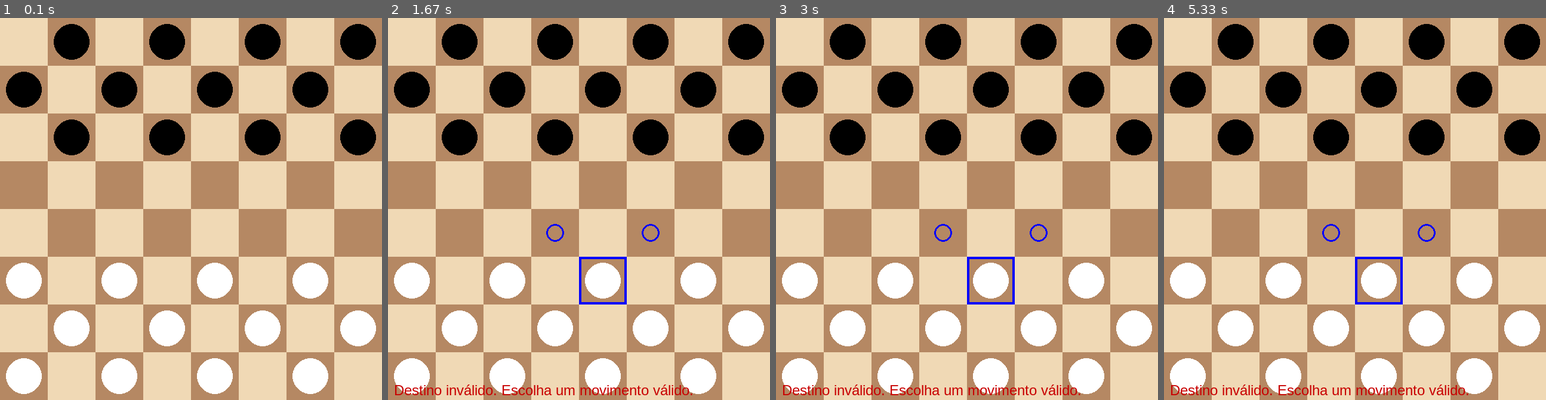
Above: before the commit, frames 1-4 (left to right).
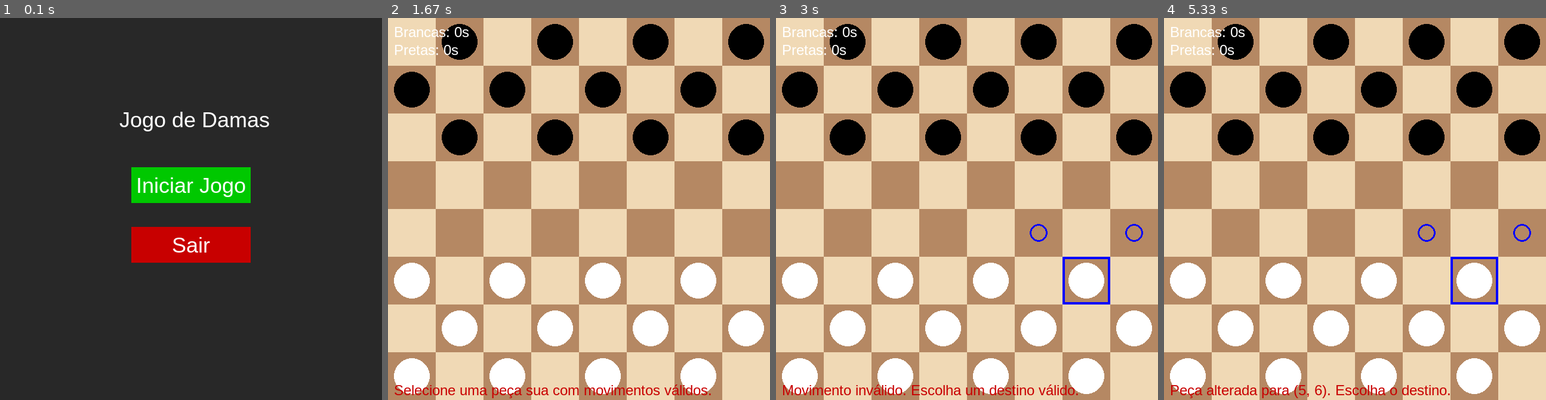
Above: after the commit, the same moments.

Repository: Tortuguinha/jogo-damas
Game: pygame game, started from main.py
Same seed, same stepped clock (60 frames per second), same inputs: the game is played once before the commit and once after it.
Inputs (mouse positions are in pixels of both pictures, inside the frame that each line leads up to):
- Up to frame 1 (0.1 s): no input
- Up to frame 2 (1.67 s): click (579, 186) at 0.38 s, where only the run after the commit has a clickable "Iniciar Jogo"; click (617, 293) at 0.72 s; click (460, 296) at 1.05 s
- Up to frame 3 (3 s): click (947, 308) at 1.88 s; click (970, 251) at 2.22 s; click (1066, 270) at 2.55 s; click (905, 82) at 2.88 s
- Up to frame 4 (5.33 s): click (1488, 285) at 4.22 s; click (1240, 79) at 4.55 s; click (1263, 277) at 4.88 s; click (1492, 296) at 5.22 s

The runs differ from the first frame. In frame 1, 100% of the frame differs, in the area x 0-100%, y 0-100%; in frame 2, 1.8%; in frame 3, 2.2%; in frame 4, 2.1%.

Commit message:
update
implementação de um menu simples e criação de regras antes

Diff:
--- a/main.py
+++ b/main.py
@@ -1,9 +1,13 @@
 from src.jogo import Jogo
 from src.ui_pygame import UIPygame
 from src.tabuleiro import Tabuleiro
+from src.menu import mostrar_menu
+from src.menu_regras import mostrar_menu_regras
 
 if __name__ == "__main__":
-    tabuleiro = Tabuleiro()
-    ui = UIPygame()
-    jogo = Jogo(ui, tabuleiro)
-    jogo.jogar()
+    if mostrar_menu():
+        regras = mostrar_menu_regras()
+        tabuleiro = Tabuleiro()
+        ui = UIPygame(tabuleiro)
+        jogo = Jogo(ui, tabuleiro, regras)
+        jogo.jogar()
--- a/src/jogo.py
+++ b/src/jogo.py
@@ -2,11 +2,16 @@
 from .ui_base import UIBase
 
 class Jogo:
-    def __init__(self, ui: UIBase, tabuleiro=None):
+    def __init__(self, ui: UIBase, tabuleiro=None, regras=None):
         self.tabuleiro = tabuleiro if tabuleiro else Tabuleiro()
         self.turno = 'B'
         self.ui = ui
         self.ui.tabuleiro = self.tabuleiro  # UI pode validar posições
+
+        regras = regras or {}
+        self.captura_obrigatoria = regras.get("captura_obrigatoria", True)
+        self.dama_multi_captura = regras.get("dama_multi_captura", True)
+        self.multiplas_capturas = regras.get("multiplas_capturas", True)
 
     def alternar_turno(self):
         self.turno = 'P' if self.turno == 'B' else 'B'
@@ -19,6 +24,15 @@
         if peca.cor != self.turno:
             self.ui.mostrar_mensagem("Você só pode mover suas próprias peças.")
             return False
+
+        # Captura obrigatória: se há captura para o turno, movimento deve ser captura
+        if self.captura_obrigatoria and self.tabuleiro.existe_captura(self.turno):
+            linha_o, col_o = origem
+            linha_d, col_d = destino
+            if abs(linha_d - linha_o) <= 1:  # movimento simples, não captura
+                self.ui.mostrar_mensagem("Captura obrigatória! Você deve capturar uma peça.")
+                return False
+
         if not self.tabuleiro.movimento_valido(origem, destino):
             self.ui.mostrar_mensagem("Movimento inválido para essa peça.")
             return False
@@ -67,26 +81,30 @@
                 nova_origem = destino
                 peca = self.tabuleiro.obter_peca(nova_origem)
 
-                # Só permite continuar se a peça NÃO foi promovida
-                if isinstance(peca, Peao):
-                    while not promovido and self.verificar_captura_disponivel(nova_origem):
-                        self.tabuleiro.mostrar()
-                        self.ui.mostrar_mensagem("Você pode capturar outra peça!")
-                        novo_destino = self.ui.ler_movimento_continuacao(nova_origem)
+                if self.multiplas_capturas:
+                    # Se for Peao, ou Dama e regra dama_multi_captura ativada, pode continuar capturando
+                    if isinstance(peca, Peao) or (self.dama_multi_captura and isinstance(peca, Dama)):
+                        while not promovido and self.verificar_captura_disponivel(nova_origem):
+                            self.tabuleiro.mostrar()
+                            self.ui.mostrar_mensagem("Você pode capturar outra peça!")
+                            novo_destino = self.ui.ler_movimento_continuacao(nova_origem)
 
-                        if novo_destino is None:
-                            self.ui.mostrar_mensagem("Jogo encerrado pelo usuário.")
-                            return
+                            if novo_destino is None:
+                                self.ui.mostrar_mensagem("Jogo encerrado pelo usuário.")
+                                return
 
-                        if self.validar_movimento(nova_origem, novo_destino):
-                            promovido = self.tabuleiro.mover_peca(nova_origem, novo_destino)
-                            nova_origem = novo_destino
-                            if promovido:
-                                self.ui.mostrar_mensagem(f"Peça {self.turno} promovida a Dama!")
+                            if self.validar_movimento(nova_origem, novo_destino):
+                                promovido = self.tabuleiro.mover_peca(nova_origem, novo_destino)
+                                nova_origem = novo_destino
+                                if promovido:
+                                    self.ui.mostrar_mensagem(f"Peça {self.turno} promovida a Dama!")
+                                    break
+                            else:
+                                self.ui.mostrar_mensagem("Movimento inválido na sequência de capturas.")
                                 break
-                        else:
-                            self.ui.mostrar_mensagem("Movimento inválido na sequência de capturas.")
-                            break
+                else:
+                    # múltiplas capturas desativadas, não permite sequência
+                    pass
 
             self.alternar_turno()
             if self.fim_de_jogo(self.turno):
--- /dev/null
+++ b/src/menu.py
@@ -0,0 +1,55 @@
+import pygame
+import sys
+
+# Cores
+CINZA_ESCURO = (40, 40, 40)
+BRANCO = (255, 255, 255)
+VERDE = (0, 200, 0)
+VERMELHO = (200, 0, 0)
+VERDE_CLARO = (0, 255, 0)
+VERMELHO_CLARO = (255, 50, 50)
+
+def desenhar_botao(tela, texto, fonte, cor_base, cor_hover, rect, mouse_pos):
+    if rect.collidepoint(mouse_pos):
+        pygame.draw.rect(tela, cor_hover, rect)
+    else:
+        pygame.draw.rect(tela, cor_base, rect)
+
+    texto_render = fonte.render(texto, True, BRANCO)
+    texto_rect = texto_render.get_rect(center=rect.center)
+    tela.blit(texto_render, texto_rect)
+
+def mostrar_menu():
+    pygame.init()
+    tela = pygame.display.set_mode((640, 640))
+    pygame.display.set_caption("Menu - Jogo de Damas")
+    fonte = pygame.font.SysFont("arial", 36)
+
+    # Botões
+    botao_iniciar = pygame.Rect(220, 250, 200, 60)
+    botao_sair = pygame.Rect(220, 350, 200, 60)
+
+    while True:
+        tela.fill(CINZA_ESCURO)
+        mouse_pos = pygame.mouse.get_pos()
+
+        # Título
+        titulo = fonte.render("Jogo de Damas", True, BRANCO)
+        tela.blit(titulo, (200, 150))
+
+        # Botões
+        desenhar_botao(tela, "Iniciar Jogo", fonte, VERDE, VERDE_CLARO, botao_iniciar, mouse_pos)
+        desenhar_botao(tela, "Sair", fonte, VERMELHO, VERMELHO_CLARO, botao_sair, mouse_pos)
+
+        pygame.display.flip()
+
+        for evento in pygame.event.get():
+            if evento.type == pygame.QUIT:
+                pygame.quit()
+                sys.exit()
+            elif evento.type == pygame.MOUSEBUTTONDOWN:
+                if botao_iniciar.collidepoint(evento.pos):
+                    return True
+                elif botao_sair.collidepoint(evento.pos):
+                    pygame.quit()
+                    sys.exit()
--- /dev/null
+++ b/src/menu_regras.py
@@ -0,0 +1,75 @@
+import pygame
+import sys
+
+BRANCO = (255, 255, 255)
+CINZA = (50, 50, 50)
+AZUL = (0, 120, 255)
+AZUL_CLARO = (100, 180, 255)
+VERDE = (0, 200, 0)
+VERDE_CLARO = (0, 255, 0)
+
+def desenhar_toggle(tela, fonte, texto, estado, rect, mouse_pos):
+    cor = AZUL_CLARO if rect.collidepoint(mouse_pos) else AZUL
+    pygame.draw.rect(tela, cor, rect)
+    label = f"{texto}: {'Sim' if estado else 'Não'}"
+    texto_render = fonte.render(label, True, BRANCO)
+    texto_rect = texto_render.get_rect(center=rect.center)
+    tela.blit(texto_render, texto_rect)
+
+def mostrar_menu_regras():
+    pygame.init()
+    tela = pygame.display.set_mode((640, 640))
+    pygame.display.set_caption("Regras - Jogo de Damas")
+    fonte = pygame.font.SysFont("arial", 28)
+
+    # Estados das regras
+    captura_obrigatoria = True
+    dama_multi_captura = True
+    multiplas_capturas = True
+
+    # Botões
+    # Botões com largura maior e centralizados
+    botao_largura = 400
+    botao_altura = 60
+    botao_x = (640 - botao_largura) // 2  # centralizado
+
+    botao_captura = pygame.Rect(botao_x, 200, botao_largura, botao_altura)
+    botao_dama = pygame.Rect(botao_x, 280, botao_largura, botao_altura)
+    botao_multi = pygame.Rect(botao_x, 360, botao_largura, botao_altura)
+    botao_comecar = pygame.Rect(botao_x + 50, 460, 300, 60)
+
+
+    while True:
+        tela.fill(CINZA)
+        mouse_pos = pygame.mouse.get_pos()
+
+        titulo = fonte.render("Escolha as Regras", True, BRANCO)
+        tela.blit(titulo, (200, 120))
+
+        desenhar_toggle(tela, fonte, "Captura obrigatória", captura_obrigatoria, botao_captura, mouse_pos)
+        desenhar_toggle(tela, fonte, "Dama c/ múltiplas capturas", dama_multi_captura, botao_dama, mouse_pos)
+        desenhar_toggle(tela, fonte, "Permitir múltiplas capturas", multiplas_capturas, botao_multi, mouse_pos)
+
+        pygame.draw.rect(tela, VERDE_CLARO if botao_comecar.collidepoint(mouse_pos) else VERDE, botao_comecar)
+        texto_comecar = fonte.render("Começar Partida", True, BRANCO)
+        tela.blit(texto_comecar, texto_comecar.get_rect(center=botao_comecar.center))
+
+        pygame.display.flip()
+
+        for evento in pygame.event.get():
+            if evento.type == pygame.QUIT:
+                pygame.quit()
+                sys.exit()
+            elif evento.type == pygame.MOUSEBUTTONDOWN:
+                if botao_captura.collidepoint(evento.pos):
+                    captura_obrigatoria = not captura_obrigatoria
+                elif botao_dama.collidepoint(evento.pos):
+                    dama_multi_captura = not dama_multi_captura
+                elif botao_multi.collidepoint(evento.pos):
+                    multiplas_capturas = not multiplas_capturas
+                elif botao_comecar.collidepoint(evento.pos):
+                    return {
+                        "captura_obrigatoria": captura_obrigatoria,
+                        "dama_multi_captura": dama_multi_captura,
+                        "multiplas_capturas": multiplas_capturas
+                    }
--- a/src/tabuleiro.py
+++ b/src/tabuleiro.py
@@ -86,6 +86,17 @@
 
         return promovido
 
+    def existe_captura(self, cor):
+        for linha in range(self.tamanho):
+            for coluna in range(self.tamanho):
+                peca = self.obter_peca((linha, coluna))
+                if peca and peca.cor == cor:
+                    for mov in peca.movimentos_validos((linha, coluna), self):
+                        if abs(mov[0] - linha) > 1:
+                            return True
+        return False
+
+
 class Peca:
     def __init__(self, cor):
         self.cor = cor  # 'B' ou 'P'
--- a/src/ui_base.py
+++ b/src/ui_base.py
@@ -1,25 +1,19 @@
+# ui_base.py
+
 from abc import ABC, abstractmethod
 
 class UIBase(ABC):
+    def __init__(self, tabuleiro):
+        self.tabuleiro = tabuleiro
+
     @abstractmethod
     def ler_movimento(self, turno):
-        """
-        Lê o movimento completo: origem e destino.
-        Deve retornar (origem, destino) ou (None, None) para sair.
-        """
         pass
 
     @abstractmethod
     def ler_movimento_continuacao(self, origem):
-        """
-        Lê o próximo destino em sequência de captura.
-        Deve retornar destino ou None para sair.
-        """
         pass
 
     @abstractmethod
     def mostrar_mensagem(self, mensagem):
-        """
-        Exibe uma mensagem para o usuário.
-        """
         pass
--- a/src/ui_console.py
+++ b/src/ui_console.py
@@ -2,8 +2,8 @@
 from .ui_base import UIBase
 
 class UIConsole(UIBase):
-    def __init__(self):
-        self.tabuleiro = Tabuleiro()  # Instância para validação de posições
+    def __init__(self, tabuleiro):
+        super().__init__(tabuleiro)
 
     def ler_movimento(self, turno):
         while True:
--- a/src/ui_pygame.py
+++ b/src/ui_pygame.py
@@ -1,4 +1,4 @@
-import pygame
+import pygame, time
 from .ui_base import UIBase
 from .tabuleiro import Tabuleiro, Peao, Dama
 
@@ -10,24 +10,39 @@
 BEGE = (240, 217, 181)
 MARROM = (181, 136, 99)
 AZUL = (0, 0, 255)
-SELECAO_COR = (0, 255, 0, 100)  # Verde translúcido para seleção
+SELECAO_COR = (0, 255, 0, 100)
 
 TAMANHO_CASA = 80
 TAMANHO_JANELA = TAMANHO_CASA * 8
 
 class UIPygame(UIBase):
-    def __init__(self):
+    def __init__(self, tabuleiro):
+        super().__init__(tabuleiro)
         pygame.init()
-        self.tela = pygame.display.set_mode((TAMANHO_JANELA, TAMANHO_JANELA))
+        self.tela = pygame.display.set_mode((640, 640))
         pygame.display.set_caption("Jogo de Damas")
         self.fonte = pygame.font.SysFont("arial", 24)
-        self.tabuleiro = Tabuleiro()
 
         self.selecionado = None
         self.movimentos_validos = []
-
         self.rodando = True
         self.mensagem = ""
+
+        # ⏱️ Cronômetros
+        self.tempo_branco = 0
+        self.tempo_preto = 0
+        self.inicio_turno = None
+        self.turno_atual = None
+
+    def desenhar_cronometros(self):
+        tempo_b = int(self.tempo_branco)
+        tempo_p = int(self.tempo_preto)
+
+        texto_b = self.fonte.render(f"Brancas: {tempo_b}s", True, BRANCO)
+        texto_p = self.fonte.render(f"Pretas: {tempo_p}s", True, BRANCO)
+
+        self.tela.blit(texto_b, (10, 10))
+        self.tela.blit(texto_p, (10, 40))
 
     def desenhar_tabuleiro(self):
         for linha in range(8):
@@ -53,7 +68,6 @@
             rect = pygame.Rect(col*TAMANHO_CASA, linha*TAMANHO_CASA, TAMANHO_CASA, TAMANHO_CASA)
             pygame.draw.rect(self.tela, AZUL, rect, 4)
 
-            # Destacar movimentos válidos
             for mov in self.movimentos_validos:
                 linha_m, col_m = mov
                 centro = (col_m * TAMANHO_CASA + TAMANHO_CASA//2, linha_m * TAMANHO_CASA + TAMANHO_CASA//2)
@@ -61,7 +75,7 @@
 
     def mostrar_mensagem(self, mensagem):
         self.mensagem = mensagem
-        print(mensagem)  # também imprime no console para debug
+        print(mensagem)
 
     def desenhar_mensagem(self):
         if self.mensagem:
@@ -77,6 +91,8 @@
         return None
 
     def ler_movimento(self, turno):
+        self.inicio_turno = time.time()
+        self.turno_atual = turno
         self.selecionado = None
         self.movimentos_validos = []
         origem = None
@@ -91,32 +107,60 @@
                     if pos_casa is None:
                         continue
 
+                    peca = self.tabuleiro.obter_peca(pos_casa)
+
                     if origem is None:
-                        peca = self.tabuleiro.obter_peca(pos_casa)
-                        movimentos_validos = self.tabuleiro.movimentos_validos_para_peca(pos_casa)
-                        if peca and peca.cor == turno and movimentos_validos:
-                            origem = pos_casa
-                            self.selecionado = origem
-                            self.movimentos_validos = movimentos_validos
-                            self.mostrar_mensagem(f"Peça selecionada em {origem}. Escolha destino.")
+                        if peca and peca.cor == turno:
+                            movimentos = self.tabuleiro.movimentos_validos_para_peca(pos_casa)
+                            if movimentos:
+                                origem = pos_casa
+                                self.selecionado = origem
+                                self.movimentos_validos = movimentos
+                                self.mostrar_mensagem(f"Peça selecionada em {origem}. Escolha o destino.")
+                            else:
+                                self.mostrar_mensagem("Essa peça não possui movimentos válidos.")
                         else:
-                            self.mostrar_mensagem("Selecione uma peça sua que tenha movimentos válidos.")
-
+                            self.mostrar_mensagem("Selecione uma peça sua com movimentos válidos.")
                     else:
-                        if pos_casa in self.movimentos_validos:
+                        if pos_casa == origem:
+                            origem = None
+                            self.selecionado = None
+                            self.movimentos_validos = []
+                            self.mostrar_mensagem("Seleção cancelada.")
+                        elif peca and peca.cor == turno:
+                            movimentos = self.tabuleiro.movimentos_validos_para_peca(pos_casa)
+                            if movimentos:
+                                origem = pos_casa
+                                self.selecionado = origem
+                                self.movimentos_validos = movimentos
+                                self.mostrar_mensagem(f"Peça alterada para {origem}. Escolha o destino.")
+                            else:
+                                self.mostrar_mensagem("Essa peça não possui movimentos válidos.")
+                        elif pos_casa in self.movimentos_validos:
                             destino = pos_casa
                             self.selecionado = None
                             self.movimentos_validos = []
                             self.mostrar_mensagem("")
+
+                            # ⏱️ Finaliza tempo do turno
+                            if self.inicio_turno:
+                                tempo_passado = time.time() - self.inicio_turno
+                                if self.turno_atual == 'B':
+                                    self.tempo_branco += tempo_passado
+                                else:
+                                    self.tempo_preto += tempo_passado
+                                self.inicio_turno = None
+
                             return origem, destino
                         else:
-                            self.mostrar_mensagem("Destino inválido. Escolha um movimento válido.")
+                            self.mostrar_mensagem("Movimento inválido. Escolha um destino válido.")
 
             self.tela.fill(PRETO)
             self.desenhar_tabuleiro()
             self.desenhar_pecas()
             self.desenhar_selecao()
             self.desenhar_mensagem()
+            self.desenhar_cronometros()
             pygame.display.flip()
 
     def ler_movimento_continuacao(self, origem):
@@ -145,4 +189,5 @@
             self.desenhar_pecas()
             self.desenhar_selecao()
             self.desenhar_mensagem()
+            self.desenhar_cronometros()
             pygame.display.flip()
